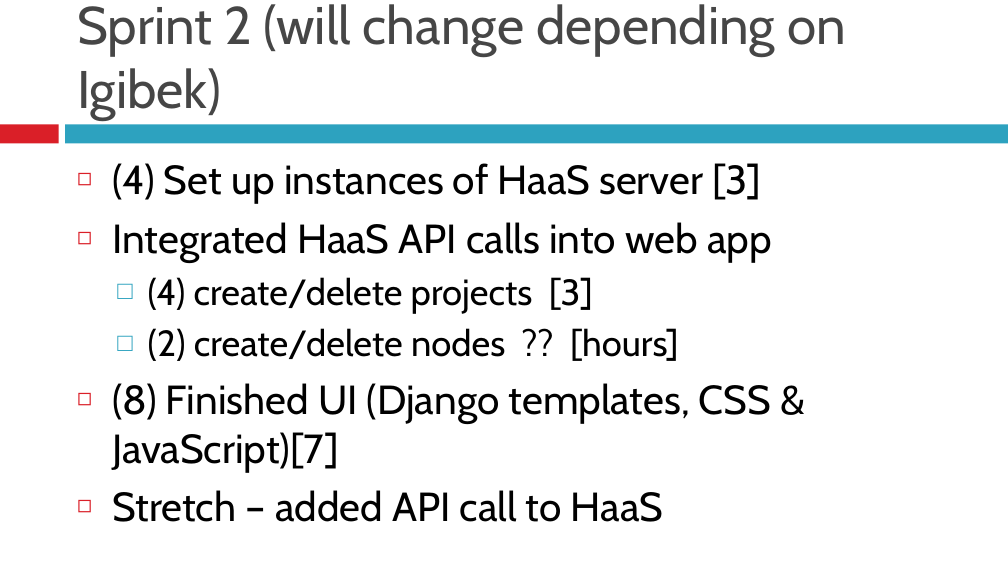
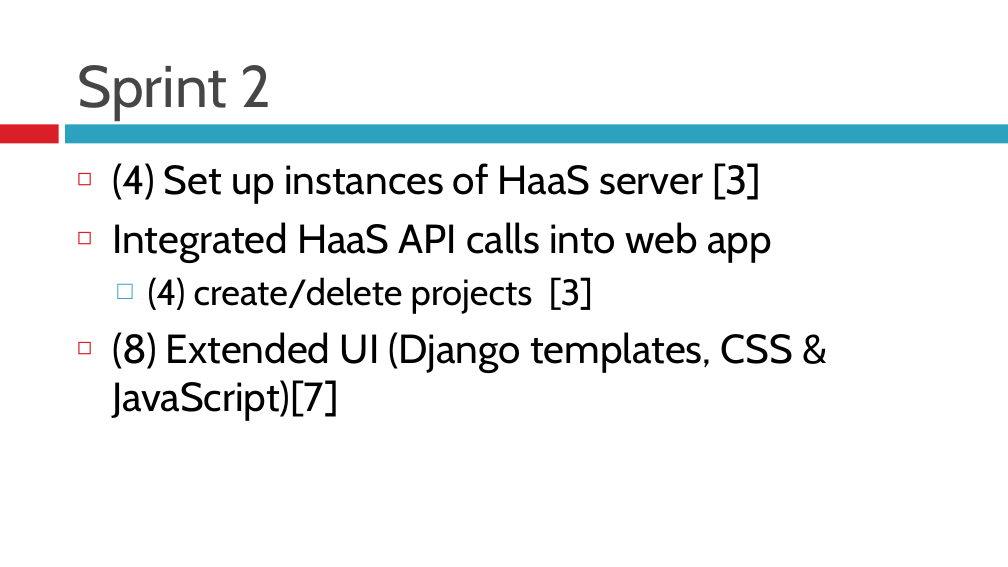
Before and after one commit to BU-EC500-SP15/moc-gui-plugins, a slide deck: slide 5 of MOCUIPlugin-Demo2.pptx. Drawn at 1008x567 pixels with LibreOffice and Linux fonts; fonts in the diff are those of the drawing. Boxes give left, top, right and bottom in pixels: in the first picture for what was removed or moved away, otherwise in the second. Text is boxed around its words. In the diff, an @@ line names an element or a change of style, - is before the commit and + after.

Commit message:
modified sprint 2 slide

```diff
--- a/MOCUIPlugin-Demo2.pptx
+++ b/MOCUIPlugin-Demo2.pptx
@@ title at box(77, 65, 272, 119): text changed; size 37.8 to 42 pt @@
-Sprint 2 (will change depending on Igibek)
+Sprint 2
@@ text at box(112, 332, 793, 421): text changed @@
-  □ (2) create/delete nodes ?? [hours]
-◻ (8) Finished UI (Django templates, CSS & JavaScript)[7]
-◻ Stretch – added API call to HaaS
+◻ (8) Extended UI (Django templates, CSS & JavaScript)[7]
```
Also in this commit, not shown: 1 other slide changed.
